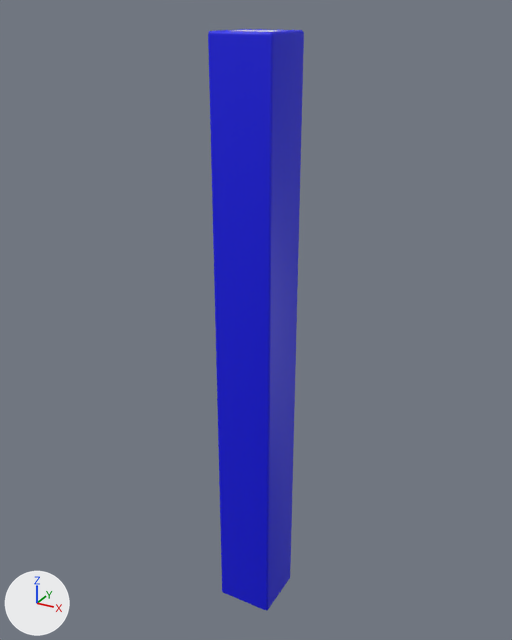
What one commit did to the FBX model Assets/_game/Models/base.fbx.
Both versions are drawn from a 50 mm lens placed at (51.0, -92.9, 2.8), pointed at (-1.2, 2.0, -44.7). The lights are fixed; the arrows at lower left show +X, +Y and +Z. Where no turn or scale is listed for an object, it has been applied to the vertices.

Objects in the first picture: 'Base_Low'.
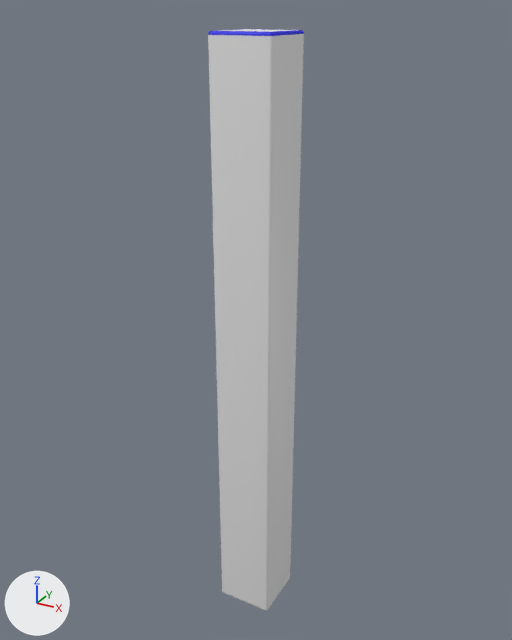
Changed parts and their boxes (x1, y1, x2, y2) in the pictures (512 x 640 px):
```json
{"part": 1, "of": "me_cube_005", "change": "recoloured", "before": [208, 29, 304, 36], "after": [208, 29, 304, 36]}
{"part": 2, "of": "me_cube_005", "change": "recoloured", "before": [222, 578, 290, 611], "after": [222, 578, 290, 611]}
{"part": 3, "of": "me_cube_005", "change": "recoloured", "before": [208, 34, 304, 610], "after": [208, 34, 304, 610], "on screen": "blue to grey"}
{"part": 4, "of": "me_cube_005", "change": "recoloured", "before": [218, 29, 292, 31], "after": [218, 29, 292, 31]}
```

Scene script edits in JSON lines:
```json
{"op": "add", "block": "img_base_normal_png", "code": ["img_base_normal_png = load_image('Base_Normal.png', '../Materials/Base/Base_Normal.png', 2048, 2048, 'Non-Color')"]}
{"op": "add", "block": "mat_side", "code": ["mat_side = principled_material('Side')", "mat_side.base_color = (0.8, 0.8, 0.8)  # white #e7e7e7"]}
{"op": "add", "block": "mat_top", "code": ["mat_top = bpy.data.materials.new('Top')", "# colours: blue #060ce7", "# uses the picture img_base_normal_png"]}
{"block": "me_cube_005", "where": "me_cube_005.from_pydata(...)  # 164 vertices, 162 faces; spans x -5.0..5.0, y -5.0..5.0, z -100.0..0.0"}
{"block": "me_cube_005", "where": "# used by ob_base_low; location = (0.0, 0.0, 0.0)"}
{"block": "me_cube_005", "change": "me_cube_005 part 1: 68 of the faces centred in x -5.0..5.0, y -5.0..5.0, z -0.4..0.0 switch from mat_material_009 (blue #060ce7) to mat_top"}
{"block": "me_cube_005", "change": "me_cube_005 part 2: 64 of the faces centred in x -5.0..5.0, y -5.0..5.0, z -100.0..-99.6 switch from mat_material_009 (blue #060ce7) to mat_side (white #e7e7e7)"}
{"block": "me_cube_005", "change": "me_cube_005 part 3: 20 of the faces centred in x -5.0..5.0, y -5.0..5.0, z -50.0 switch from mat_material_009 (blue #060ce7) to mat_side (white #e7e7e7)"}
{"block": "me_cube_005", "change": "me_cube_005 part 4: 8 of the faces centred in x -4.4..4.4, y -4.4..4.4, z -0.1 switch from mat_material_009 (blue #060ce7) to mat_side (white #e7e7e7)"}
```
